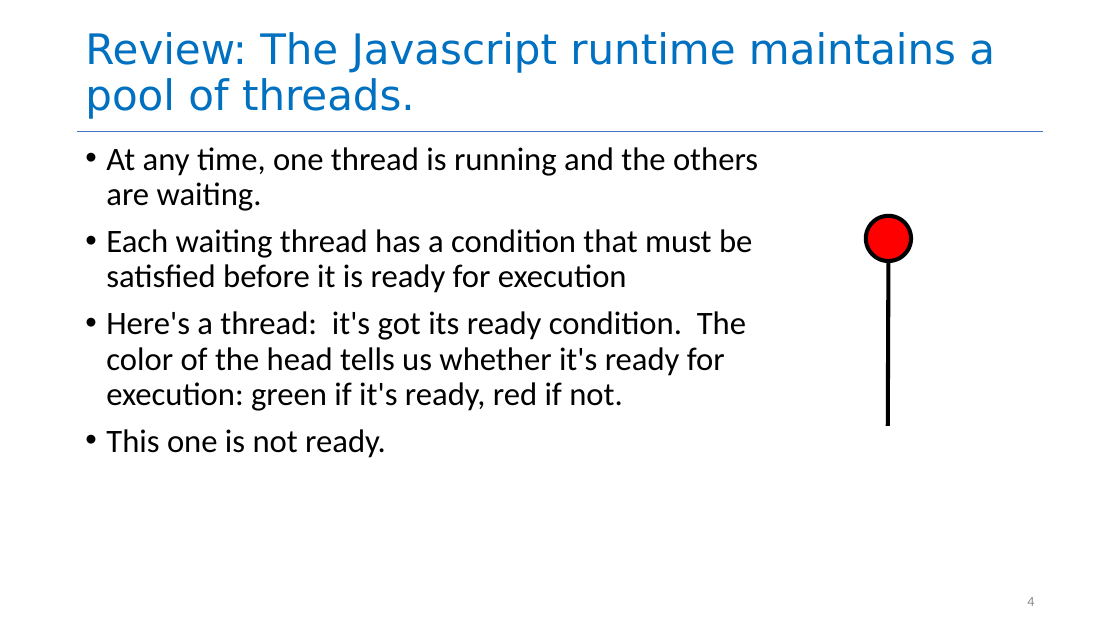
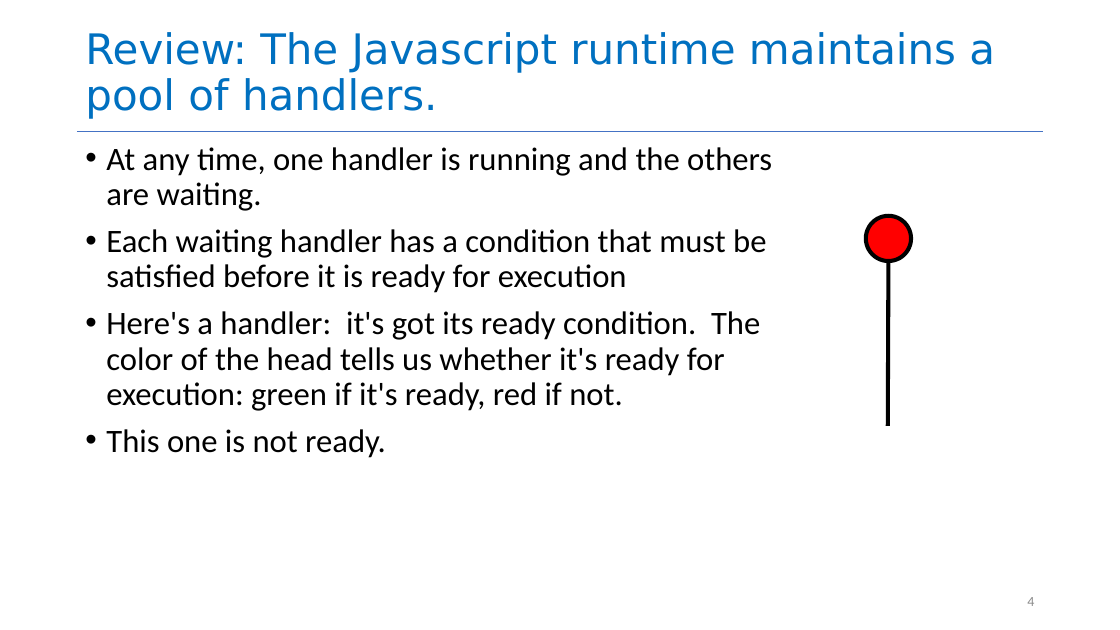
Before and after one commit to neu-se/CS4530-CS5500-Spring-2021, a slide deck: slide 4 of Slides/Lesson 4.2 Promises that Fail and Async.pptx. Drawn at 1120x630 pixels with LibreOffice and Linux fonts; fonts in the diff are those of the drawing. Boxes give left, top, right and bottom in pixels: in the first picture for what was removed or moved away, otherwise in the second. Text is boxed around its words. In the diff, an @@ line names an element or a change of style, - is before the commit and + after.

```diff
--- a/Slides/Lesson 4.2 Promises that Fail and Async.pptx
+++ b/Slides/Lesson 4.2 Promises that Fail and Async.pptx
@@ title at (85, 32, 995, 119): text changed @@
-Review: The Javascript runtime maintains a pool of threads.
+Review: The Javascript runtime maintains a pool of handlers.
@@ text at (106, 147, 772, 411): text changed @@
-• At any time, one thread is running and the others are waiting.
-• Each waiting thread has a condition that must be satisfied before it is ready for execution
-• Here's a thread: it's got its ready condition. The color of the head tells us whether it's ready for execution: green if it's ready, red if not.
+• At any time, one handler is running and the others are waiting.
+• Each waiting handler has a condition that must be satisfied before it is ready for execution
+• Here's a handler: it's got its ready condition. The color of the head tells us whether it's ready for execution: green if it's ready, red if not.
```
Also in this commit, not shown: 13 other slides changed, 5 slides added, 2 slides removed, 1 other file.
